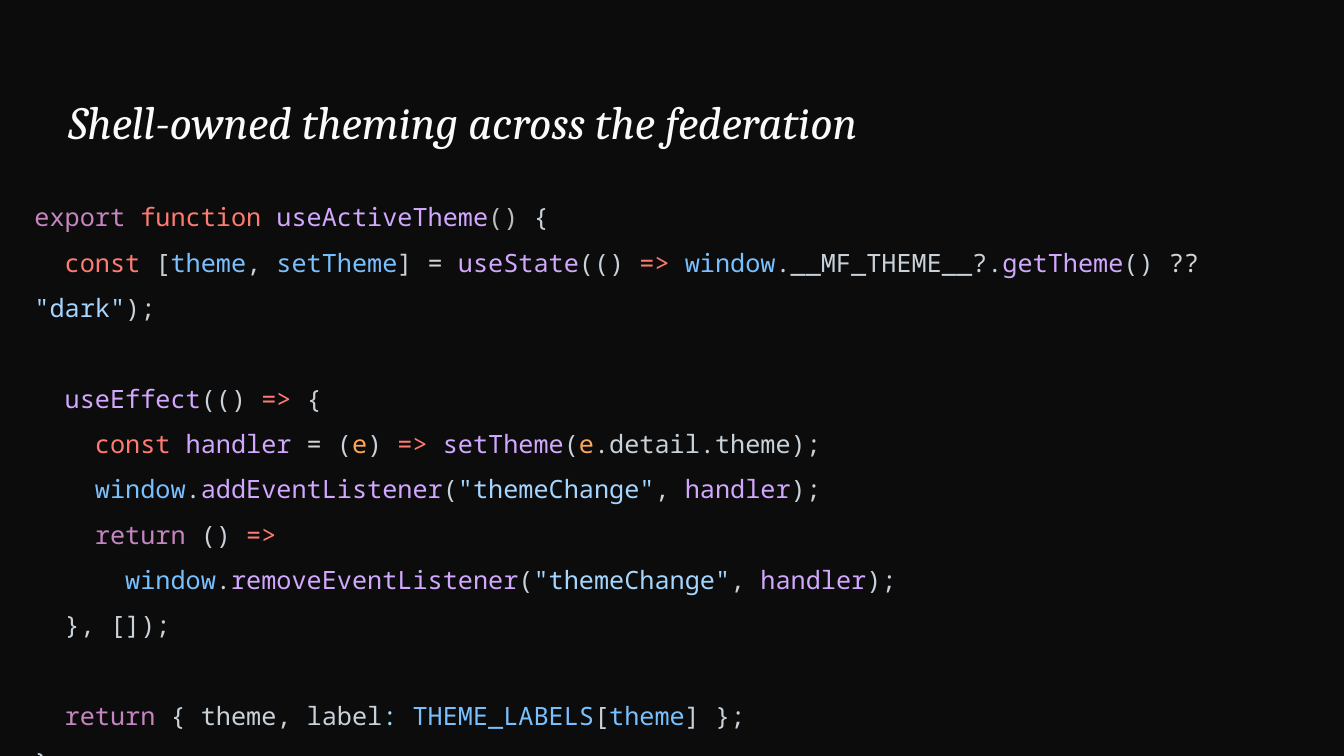
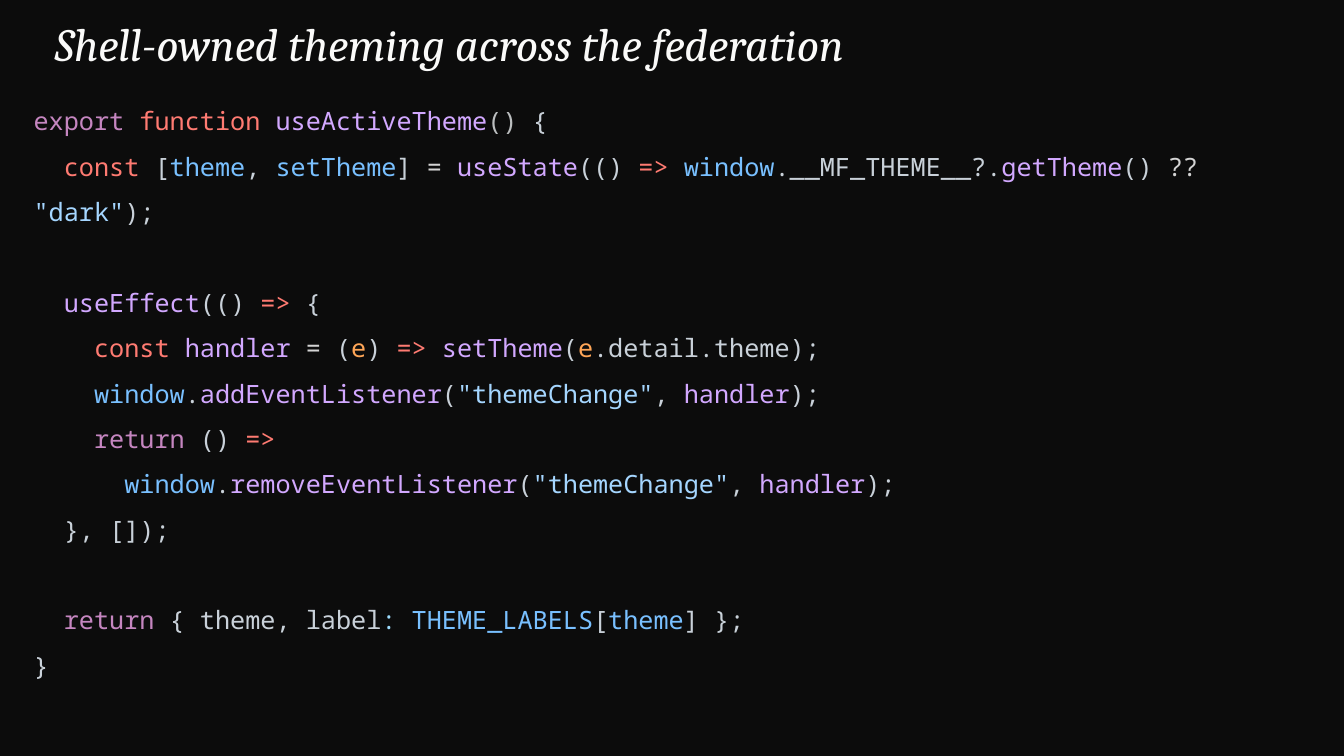
Before and after one commit to devlinduldulao/module-federation-demo, a slide deck: slide 39 of presentation/module-federation.pptx (slide 38 before the commit). Drawn at 1344x756 pixels with LibreOffice and Linux fonts; fonts in the diff are those of the drawing. Boxes give left, top, right and bottom in pixels: in the first picture for what was removed or moved away, otherwise in the second. Text is boxed around its words. In the diff, an @@ line names an element or a change of style, - is before the commit and + after.

```diff
--- a/presentation/module-federation.pptx
+++ b/presentation/module-federation.pptx
@@ text "Shell-owned theming across the federation": place and size @@
-text "Shell-owned theming across the federation" at [68, 107, 857, 149]
+text "Shell-owned theming across the federation" at [55, 28, 844, 71]
@@ text "export function useActiveTheme() {": place and size @@
-text "export function useActiveTheme() {" at [34, 206, 1154, 729]
+text "export function useActiveTheme() {" at [34, 110, 1153, 633]
```
Also in this commit, not shown: 19 other slides changed, 1 slide added, 2 slides removed, 27 other files.
